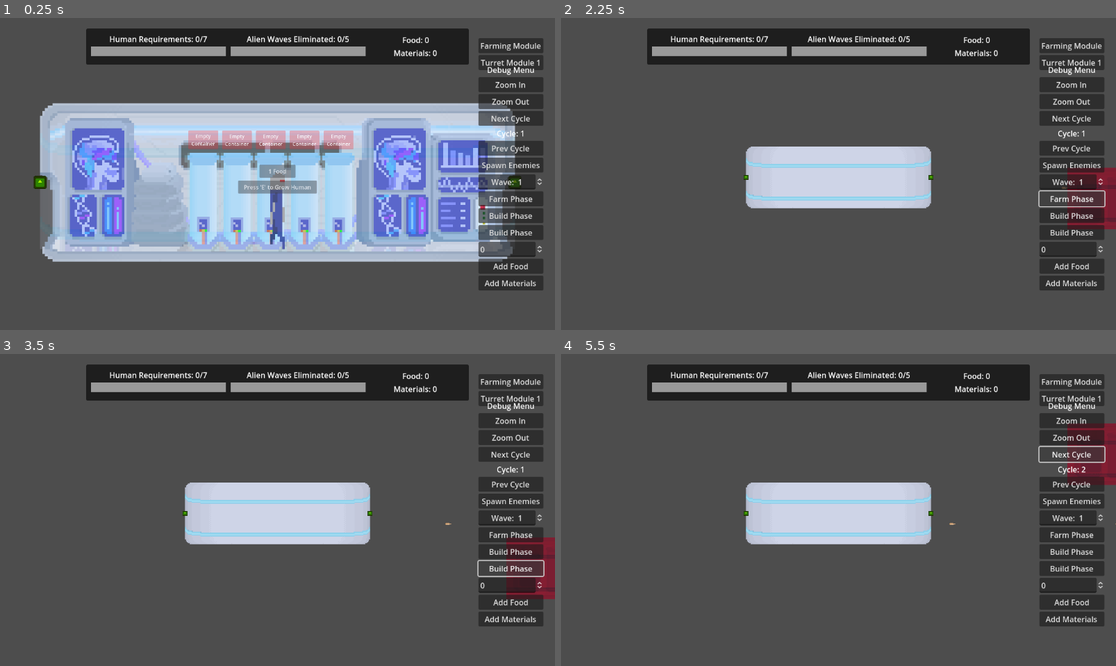
Above: before the commit, frames 1-4 (two rows, left to right).
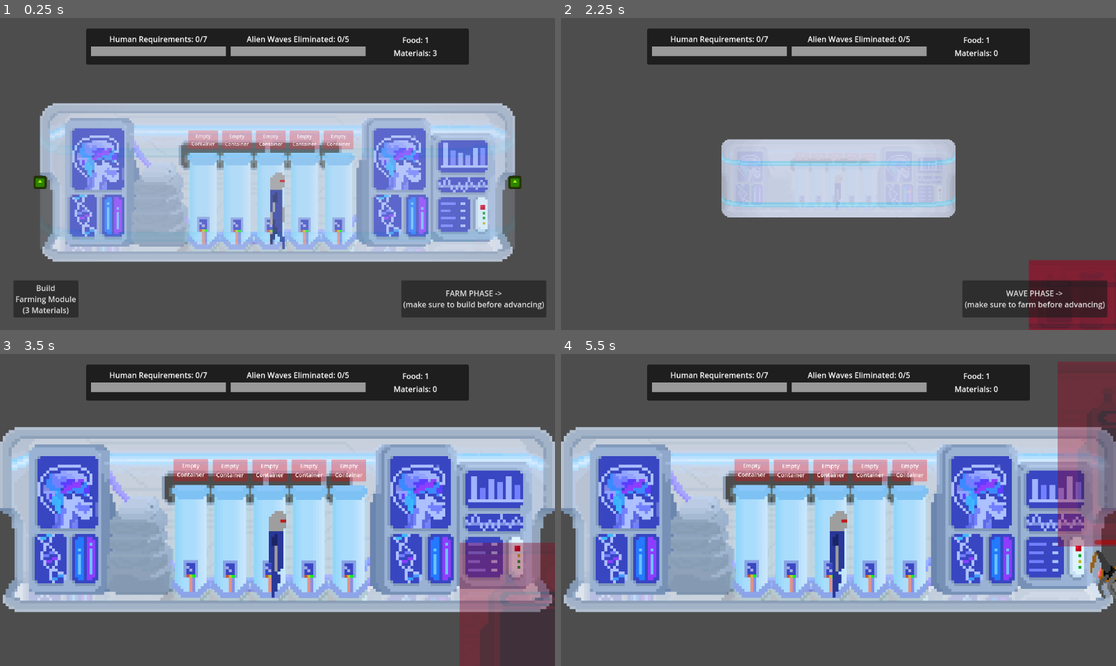
Above: after the commit, the same moments.

Repository: PROGAMER010403/SpaceFarmingGame
Game: Godot game, scene res://Scenes/rayyan_test_scene.tscn
The game is run twice, just before and just after one commit, with the same random seed, the same clock (stepped at 60 frames per second) and the same inputs. The engine's default icon, where the game draws it, is replaced by a stand-in: a white triangle on a blue panel in a dark square.
Inputs (mouse positions are in pixels of both pictures, inside the frame that each line leads up to):
- Up to frame 1 (0.25 s): no input
- Up to frame 2 (2.25 s): click "Farming Module" (after the commit: "Build Farming Module (3 Mater…") at 0.5 s; click (1071, 61) at 1.25 s, where only the run before the commit has a clickable "Turret Module 1"; click "Farm Phase" (after the commit: "FARM PHASE -> (make sure to b…") at 2 s
- Up to frame 3 (3.5 s): click "Build Phase" (after the commit: "WAVE PHASE -> (make sure to f…") at 2.75 s
- Up to frame 4 (5.5 s): click (1071, 500) at 3.5 s, where only the run before the commit has a clickable "Spawn Enemies"; click (1071, 550) at 4.25 s, where only the run before the commit has a clickable "Build Phase"; click (1071, 453) at 5 s, where only the run before the commit has a clickable "Next Cycle"

The runs differ from the first frame. In frame 1, 12% of the frame differs, in the area x 2-99%, y 6-96%; in frame 2, 17%; in frame 3, 61%, in the area x 0-100%, y 6-100%; in frame 4, 60%.

Commit message:
1 Game Loop Complete

Diff:
--- a/Prefabs/zooming_camera_2d.tscn
+++ b/Prefabs/zooming_camera_2d.tscn
@@ -14,7 +14,7 @@
 "times": PackedFloat32Array(0),
 "transitions": PackedFloat32Array(1),
 "update": 0,
-"values": [Vector2(1, 1)]
+"values": [Vector2(0.2, 0.2)]
 }
 
 [sub_resource type="Animation" id="Animation_my8hb"]
@@ -55,6 +55,7 @@
 }
 
 [node name="ZoomingCamera2D" type="Camera2D"]
+zoom = Vector2(0.2, 0.2)
 position_smoothing_enabled = true
 position_smoothing_speed = 3.0
 script = ExtResource("1_4imsh")
--- a/Scenes/rayyan_test_scene.tscn
+++ b/Scenes/rayyan_test_scene.tscn
@@ -34,18 +34,60 @@
 
 [node name="VBoxContainer" type="VBoxContainer" parent="CanvasLayer/BuildUI"]
 layout_mode = 1
-offset_right = 135.0
-offset_bottom = 66.0
+offset_left = -965.0
+offset_top = 503.0
+offset_right = -830.0
+offset_bottom = 580.0
 
 [node name="FarmingModule" type="Button" parent="CanvasLayer/BuildUI/VBoxContainer"]
 layout_mode = 2
-text = "Farming Module"
-
-[node name="TurretModule1" type="Button" parent="CanvasLayer/BuildUI/VBoxContainer"]
-layout_mode = 2
-text = "Turret Module 1"
+text = "Build
+Farming Module
+(3 Materials)"
+
+[node name="VBoxContainer2" type="VBoxContainer" parent="CanvasLayer/BuildUI"]
+visible = false
+layout_mode = 1
+offset_left = -160.0
+offset_top = 503.0
+offset_right = 141.0
+offset_bottom = 580.0
+
+[node name="FarmPhase" type="Button" parent="CanvasLayer/BuildUI/VBoxContainer2"]
+layout_mode = 2
+size_flags_vertical = 3
+text = "FARM PHASE ->
+(make sure to build before advancing)"
+
+[node name="VBoxContainer3" type="VBoxContainer" parent="CanvasLayer/BuildUI"]
+visible = false
+layout_mode = 1
+offset_left = -160.0
+offset_top = 503.0
+offset_right = 141.0
+offset_bottom = 580.0
+
+[node name="WavePhase" type="Button" parent="CanvasLayer/BuildUI/VBoxContainer3"]
+layout_mode = 2
+size_flags_vertical = 3
+text = "WAVE PHASE ->
+(make sure to farm before advancing)"
+
+[node name="VBoxContainer4" type="VBoxContainer" parent="CanvasLayer/BuildUI"]
+visible = false
+layout_mode = 1
+offset_left = -160.0
+offset_top = 503.0
+offset_right = 141.0
+offset_bottom = 580.0
+
+[node name="WavePhase" type="Button" parent="CanvasLayer/BuildUI/VBoxContainer4"]
+layout_mode = 2
+size_flags_vertical = 3
+text = "BUILD PHASE ->"
 
 [node name="DebugMenu" type="VBoxContainer" parent="CanvasLayer/BuildUI"]
+visible = false
 layout_mode = 1
 anchors_preset = 15
 anchor_right = 1.0
@@ -247,7 +289,9 @@
 position = Vector2(0, 110)
 
 [connection signal="pressed" from="CanvasLayer/BuildUI/VBoxContainer/FarmingModule" to="CanvasLayer/BuildUI" method="_on_farming_module_pressed"]
-[connection signal="pressed" from="CanvasLayer/BuildUI/VBoxContainer/TurretModule1" to="CanvasLayer/BuildUI" method="_on_turret_module_1_pressed"]
+[connection signal="pressed" from="CanvasLayer/BuildUI/VBoxContainer2/FarmPhase" to="CanvasLayer/BuildUI" method="_on_next_phase_pressed"]
+[connection signal="pressed" from="CanvasLayer/BuildUI/VBoxContainer3/WavePhase" to="CanvasLayer/BuildUI" method="_on_spawn_enemies_pressed"]
+[connection signal="pressed" from="CanvasLayer/BuildUI/VBoxContainer4/WavePhase" to="CanvasLayer/BuildUI" method="_on_build_phase_pressed"]
 [connection signal="pressed" from="CanvasLayer/BuildUI/DebugMenu/ZoomIn" to="CanvasLayer/BuildUI/DebugMenu" method="_on_zoom_in_pressed"]
 [connection signal="pressed" from="CanvasLayer/BuildUI/DebugMenu/ZoomOut" to="CanvasLayer/BuildUI/DebugMenu" method="_on_zoom_out_pressed"]
 [connection signal="pressed" from="CanvasLayer/BuildUI/DebugMenu/NextCycle" to="CanvasLayer/BuildUI/DebugMenu" method="_on_next_cycle_pressed"]
--- a/Scripts/BuildUI.gd
+++ b/Scripts/BuildUI.gd
@@ -2,6 +2,15 @@
 
 @onready var RootNode = get_parent().get_parent()
 
+var spawnData
+
+
+func _ready():
+	var jsonFile = FileAccess.open("res://Data/EnemySpawnData.json", FileAccess.READ)
+	var fileContents = JSON.parse_string(jsonFile.get_as_text())
+	jsonFile.close()
+
+	spawnData = fileContents
 
 func _process(delta):
 	if GlobalStatesManager.isZoomStateJustChanged:
@@ -10,13 +19,48 @@
 		elif GlobalStatesManager.ZOOM_OUT_STATE == false:
 			$VBoxContainer.hide()
 
+	if GlobalStatesManager.PHASE_STATE == 1:
+		$VBoxContainer2.show()
+		$VBoxContainer3.hide()
+	if GlobalStatesManager.PHASE_STATE == 2:
+		$VBoxContainer2.hide()
+		$VBoxContainer3.show()
+	if GlobalStatesManager.PHASE_STATE == 3:
+		$VBoxContainer2.hide()
+		$VBoxContainer3.hide()
+
 
 func _on_farming_module_pressed():
-	if GlobalStatesManager.CurrentModuleAtMouse == null:
+	if GlobalStatesManager.CurrentModuleAtMouse == null && GlobalStatesManager.currentMaterialsResource >= 3:
 		RootNode.place_module(1)
+		GlobalStatesManager.currentMaterialsResource -= 3
+		GlobalStatesManager.GoalHUDObject.update_resources()
 
 
 
 func _on_turret_module_1_pressed():
 	if GlobalStatesManager.CurrentModuleAtMouse == null:
 		RootNode.place_module(2)
+
+
+func _on_next_phase_pressed():
+	GlobalStatesManager.PHASE_STATE = 2
+
+
+func _on_spawn_enemies_pressed():
+	GlobalStatesManager.PHASE_STATE = 3
+	var waveID = str(GlobalStatesManager.currentWavesCount + 1)
+	var enemy1Spawns = spawnData[waveID].Enemy1Spawns
+	var enemy2Spawns = spawnData[waveID].Enemy2Spawns
+	var enemy3Spawns = spawnData[waveID].Enemy3Spawns
+	var spawnSpacing = spawnData[waveID].SpawnSpacing
+
+	GlobalStatesManager.RootNodeObject.spawn_enemies(enemy1Spawns, enemy2Spawns, enemy3Spawns, spawnSpacing)
+
+
+func _on_build_phase_pressed():
+	GlobalStatesManager.currentCycleCount += 1
+	GlobalStatesManager.produce_resources()
+	GlobalStatesManager.GoalHUDObject.update_resources()
+	GlobalStatesManager.PHASE_STATE = 1
+	$VBoxContainer4.hide()
--- a/Scripts/GoalHUD.gd
+++ b/Scripts/GoalHUD.gd
@@ -9,8 +9,9 @@
 
 func _ready():
 	GlobalStatesManager.GoalHUDObject = self
-	GlobalStatesManager.GoalHUDObject.update_human_goals()
-	GlobalStatesManager.GoalHUDObject.update_wave_goals()
+	update_human_goals()
+	update_wave_goals()
+	update_resources()
 
 
 func update_human_goals():
--- a/Scripts/MainNode.gd
+++ b/Scripts/MainNode.gd
@@ -23,11 +23,6 @@
 	if moduleID == 1:
 		var ModuleInstance = FarmingModulePrefab.instantiate()
 		ModuleInstance.name = "FarmingModule"
-		ModuleInstance.MODULE_STATE = 1
-		add_child(ModuleInstance)
-	elif moduleID == 2:
-		var ModuleInstance = Turret1ModulePrefab.instantiate()
-		ModuleInstance.name = "Turret1Module"
 		ModuleInstance.MODULE_STATE = 1
 		add_child(ModuleInstance)
 
@@ -79,4 +74,5 @@
 		GlobalStatesManager.currentCycleCount += 1
 		GlobalStatesManager.currentWavesCount += 1
 		GlobalStatesManager.GoalHUDObject.update_wave_goals()
+		$CanvasLayer/BuildUI/VBoxContainer4.show()
 		isCurrentWaveSpawned == false
--- a/Scripts/PlayerArea2D.gd
+++ b/Scripts/PlayerArea2D.gd
@@ -14,34 +14,35 @@
 
 
 func _on_area_entered(area):
-	if area.name == "HumanPodArea2DSmall":
-		if area.get_parent().NotifUIObject.visible == true:
-			if area.get_parent().POD_STATE == 1:
-				AnimationPlayerObject.play("Fade_In")
-				InteractLabelObject.text = defaultLabelText + "Grow Human"
-				ReqsLabel.get_parent().show()
-				ReqsLabel.text = "1 Food"
-			elif area.get_parent().POD_STATE == 2 || area.get_parent().POD_STATE == 3:
-				if area.get_parent().isFedLastCycle == false:
+	if GlobalStatesManager.PHASE_STATE == 2:
+		if area.name == "HumanPodArea2DSmall":
+			if area.get_parent().NotifUIObject.visible == true:
+				if area.get_parent().POD_STATE == 1:
 					AnimationPlayerObject.play("Fade_In")
-					InteractLabelObject.text = defaultLabelText + "Feed Human"
+					InteractLabelObject.text = defaultLabelText + "Grow Human"
 					ReqsLabel.get_parent().show()
-					ReqsLabel.text = "2 Food"
-				elif area.get_parent().isFedLastCycle == true:
+					ReqsLabel.text = "1 Food"
+				elif area.get_parent().POD_STATE == 2 || area.get_parent().POD_STATE == 3:
+					if area.get_parent().isFedLastCycle == false:
+						AnimationPlayerObject.play("Fade_In")
+						InteractLabelObject.text = defaultLabelText + "Feed Human"
+						ReqsLabel.get_parent().show()
+						ReqsLabel.text = "2 Food"
+					elif area.get_parent().isFedLastCycle == true:
+						AnimationPlayerObject.play("Fade_In")
+						InteractLabelObject.text = defaultLabelText + "Harvest Human"
+						ReqsLabel.get_parent().hide()
+				elif area.get_parent().POD_STATE == 4:
 					AnimationPlayerObject.play("Fade_In")
-					InteractLabelObject.text = defaultLabelText + "Harvest Human"
-					ReqsLabel.get_parent().hide()
-			elif area.get_parent().POD_STATE == 4:
-				AnimationPlayerObject.play("Fade_In")
-				InteractLabelObject.text = defaultLabelText + "Repair Pod"
-				ReqsLabel.get_parent().show()
-				ReqsLabel.text = "2 Materials"
+					InteractLabelObject.text = defaultLabelText + "Repair Pod"
+					ReqsLabel.get_parent().show()
+					ReqsLabel.text = "2 Materials"
+				currentArea = area
+		elif area.name == "FarmingArea2D":
+			AnimationPlayerObject.play("Fade_In")
+			InteractLabelObject.text = defaultLabelText + "Use Farm"
+			ReqsLabel.get_parent().hide()
 			currentArea = area
-	elif area.name == "FarmingArea2D":
-		AnimationPlayerObject.play("Fade_In")
-		InteractLabelObject.text = defaultLabelText + "Use Farm"
-		ReqsLabel.get_parent().hide()
-		currentArea = area
 
 
 func _on_area_exited(area):
--- a/Singletons/GlobalStatesManager.gd
+++ b/Singletons/GlobalStatesManager.gd
@@ -8,8 +8,8 @@
 var currentHumansCount : int = 0
 var currentWavesCount : int = 0
 
-var currentFoodResource : int = 0
-var currentMaterialsResource : int = 0
+var currentFoodResource : int = 1
+var currentMaterialsResource : int = 3
 var farmsMakingFood : int = 0
 var farmsMakingMaterials : int = 0
 
@@ -25,7 +25,6 @@
 var isZoomStateJustChanged : bool = false
 var knownCycleCount : int = 1
 
-
 #In order to optimize performance, we only call update functions if their states have been changed instead of calling every frame
 func _process(delta):
 
@@ -35,6 +34,11 @@
 			update_zoom_state()
 		elif ZOOM_OUT_STATE == ZoomingCameraObject.actualZoomOutState && isZoomStateJustChanged == true:
 			isZoomStateJustChanged = false
+
+	if PHASE_STATE == 1:
+		ZOOM_OUT_STATE = true
+	elif PHASE_STATE == 2:
+		ZOOM_OUT_STATE = false
 
 #Calls relevant function in ZoomingCameraObject based on ZOOM_OUT_STATE
 func update_zoom_state():
